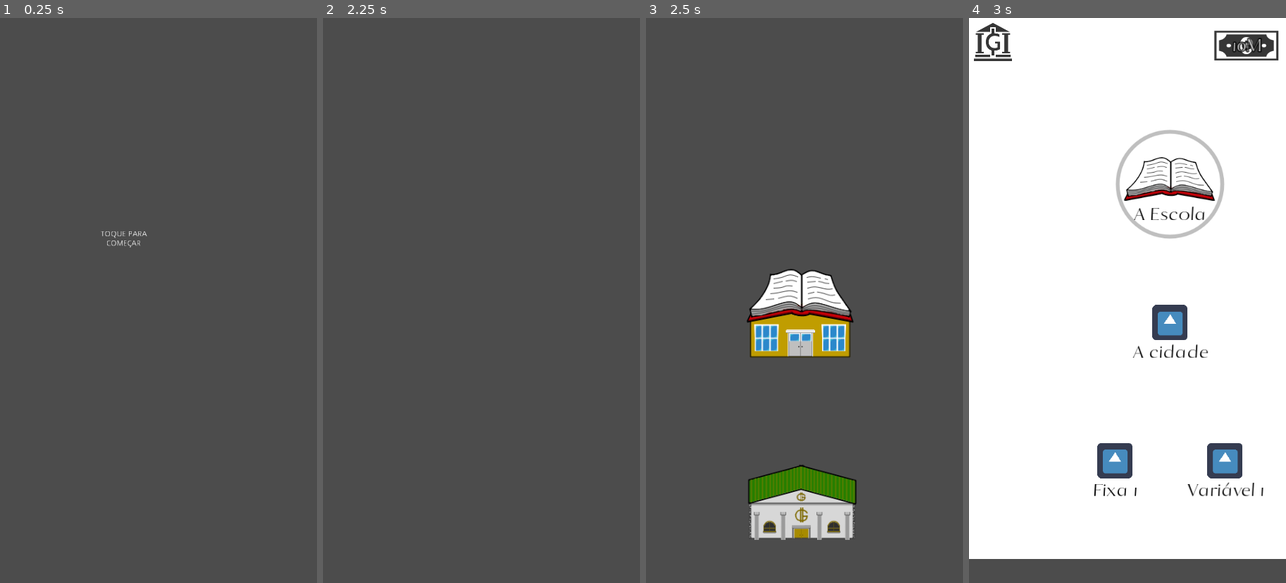
Above: before the commit, frames 1-4 (left to right).
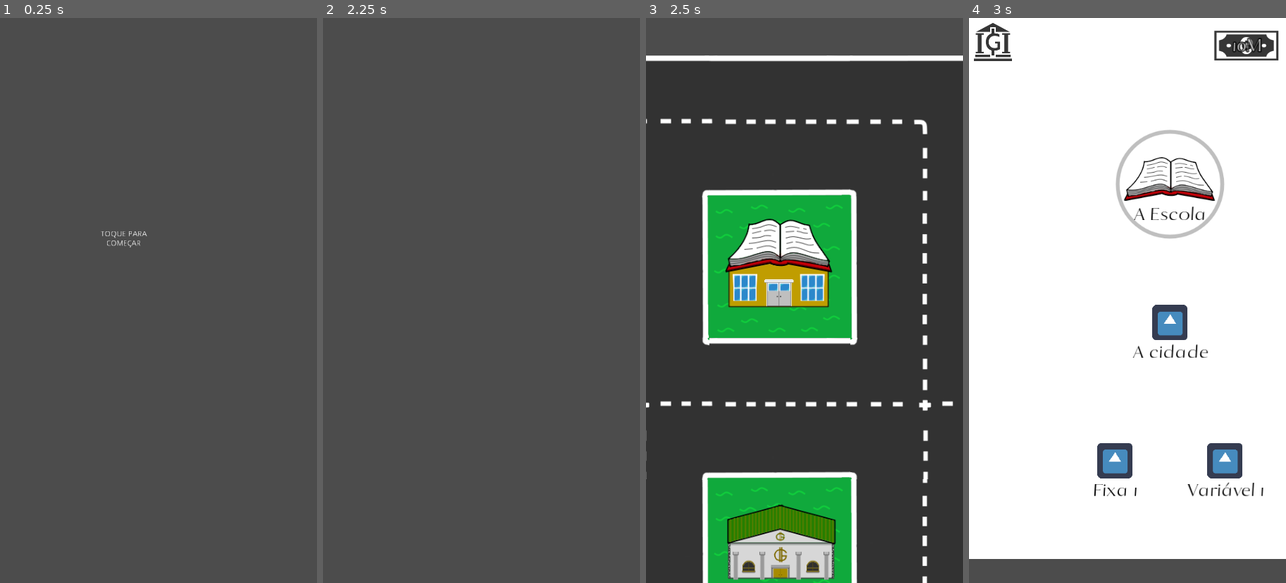
Above: after the commit, the same moments.

Repository: AndreMoukarzel/Grana-Preta
Game: Godot game, scene res://OpeningMenu.tscn
Same seed, same stepped clock (60 frames per second), same inputs: the game is played once before the commit and once after it. The engine's default icon, where the game draws it, is replaced by a stand-in: a white triangle on a blue panel in a dark square.
Inputs (mouse positions are in pixels of both pictures, inside the frame that each line leads up to; where the layout moved, square brackets give the same spot in the first picture):
- Up to frame 1 (0.25 s): no input
- Up to frame 2 (2.25 s): tap Enter at 0.5, 2 s; move the mouse to (551, 272) at 0.52 s; click (551, 272) at 0.67 s; tap Space at 1.25 s; drag from (418, 328) to (465, 413) at 1.27 s; move the mouse to (513, 176) at 2.02 s; click (513, 176) at 2.17 s
- Up to frame 3 (2.5 s): no input
- Up to frame 4 (3 s): click (1102, 238) [1124, 289] at 2.75 s

Frames 1-2 are identical in both runs. In frame 3, 92% of the frame differs, in the area x 0-100%, y 6-100%; in frame 4, nothing differs.

Commit message:
Added some more ugly visuals

Diff:
--- a/City.tscn
+++ b/City.tscn
@@ -1,10 +1,11 @@
-[gd_scene load_steps=6 format=2]
+[gd_scene load_steps=7 format=2]
 
 [ext_resource path="res://City.gd" type="Script" id=1]
 [ext_resource path="res://icon.png" type="Texture" id=2]
 [ext_resource path="res://school/School.png" type="Texture" id=3]
 [ext_resource path="res://broker/Broker.png" type="Texture" id=4]
 [ext_resource path="res://SwipeHandler.tscn" type="PackedScene" id=5]
+[ext_resource path="res://CityTileset.tres" type="TileSet" id=6]
 
 [node name="City" type="Control"]
 margin_right = 40.0
@@ -12,34 +13,37 @@
 script = ExtResource( 1 )
 
 [node name="House" type="TextureButton" parent="."]
+visible = false
 modulate = Color( 0, 1, 0.484375, 1 )
-margin_right = 120.0
-margin_bottom = 120.0
+margin_left = 59.7915
+margin_top = 306.132
+margin_right = 179.792
+margin_bottom = 426.132
 texture_normal = ExtResource( 2 )
 expand = true
 
 [node name="School" type="TextureButton" parent="."]
-margin_left = 576.545
-margin_top = 376.101
-margin_right = 776.545
-margin_bottom = 576.101
+margin_left = 538.279
+margin_top = 285.218
+margin_right = 738.279
+margin_bottom = 485.218
 texture_normal = ExtResource( 3 )
 expand = true
 
 [node name="Broker" type="TextureButton" parent="."]
-margin_left = 580.929
-margin_top = 718.185
-margin_right = 780.929
-margin_bottom = 918.185
+margin_left = 542.663
+margin_top = 789.935
+margin_right = 742.663
+margin_bottom = 989.935
 texture_normal = ExtResource( 4 )
 expand = true
 
 [node name="TextureButton4" type="TextureButton" parent="."]
 modulate = Color( 0, 0, 0, 1 )
-margin_left = 1384.0
-margin_top = 822.0
-margin_right = 1504.0
-margin_bottom = 942.0
+margin_left = 1093.17
+margin_top = 835.632
+margin_right = 1213.17
+margin_bottom = 955.632
 texture_normal = ExtResource( 2 )
 expand = true
 
@@ -48,7 +52,14 @@
 [node name="SwipingCamera" parent="SwipeHandler" index="0"]
 position = Vector2( 684.955, 387 )
 limit_right = 1500
-limit_bottom = 950
+limit_bottom = 1300
+
+[node name="TileMap" type="TileMap" parent="."]
+z_index = -1
+tile_set = ExtResource( 6 )
+cell_size = Vector2( 256, 256 )
+format = 1
+tile_data = PoolIntArray( 0, 4, 0, 1, 0, 0, 2, 1, 0, 3, 2, 0, 4, 4, 0, 5, 6, 0, 6, 4, 0, 65536, 4, 0, 65537, 3, 0, 65538, 4, 0, 65539, 6, 0, 65540, 4, 0, 65541, 6, 0, 65542, 4, 0, 131072, 1, 0, 131073, 5, 0, 131074, 1, 0, 131075, 5, 0, 131076, 1, 0, 131077, 5, 0, 131078, 1, 0, 196608, 4, 0, 196609, 3, 0, 196610, 4, 0, 196611, 6, 0, 196612, 4, 0, 196613, 6, 0, 196614, 4, 0, 262144, 4, 0, 262145, 7, 0, 262146, 8, 0, 262147, 9, 0, 262148, 4, 0, 262149, 7, 0, 262150, 8, 0, 327680, 4, 0, 327681, 4, 0, 327682, 4, 0, 327683, 4, 0, 327684, 4, 0, 327685, 4, 0, 327686, 4, 0 )
 
 [connection signal="pressed" from="House" to="." method="_on_House_pressed"]
 [connection signal="pressed" from="School" to="." method="_on_School_pressed"]
--- /dev/null
+++ b/CityTileset.tres
@@ -0,0 +1,105 @@
+[gd_resource type="TileSet" load_steps=2 format=2]
+
+[ext_resource path="res://Tileset.png" type="Texture" id=1]
+
+[resource]
+0/name = "StreetTopLeft"
+0/texture = ExtResource( 1 )
+0/tex_offset = Vector2( 0, 0 )
+0/modulate = Color( 1, 1, 1, 1 )
+0/region = Rect2( 0, 0, 256, 256 )
+0/tile_mode = 0
+0/occluder_offset = Vector2( 128, 128 )
+0/navigation_offset = Vector2( 128, 128 )
+0/shapes = [  ]
+0/z_index = 0
+1/name = "StreetTop"
+1/texture = ExtResource( 1 )
+1/tex_offset = Vector2( 0, 0 )
+1/modulate = Color( 1, 1, 1, 1 )
+1/region = Rect2( 256, 0, 256, 256 )
+1/tile_mode = 0
+1/occluder_offset = Vector2( 128, 128 )
+1/navigation_offset = Vector2( 128, 128 )
+1/shapes = [  ]
+1/z_index = 0
+2/name = "StreetTopRight"
+2/texture = ExtResource( 1 )
+2/tex_offset = Vector2( 0, 0 )
+2/modulate = Color( 1, 1, 1, 1 )
+2/region = Rect2( 512, 0, 256, 256 )
+2/tile_mode = 0
+2/occluder_offset = Vector2( 128, 128 )
+2/navigation_offset = Vector2( 128, 128 )
+2/shapes = [  ]
+2/z_index = 0
+3/name = "StreetLeft"
+3/texture = ExtResource( 1 )
+3/tex_offset = Vector2( 0, 0 )
+3/modulate = Color( 1, 1, 1, 1 )
+3/region = Rect2( 0, 256, 256, 256 )
+3/tile_mode = 0
+3/occluder_offset = Vector2( 128, 128 )
+3/navigation_offset = Vector2( 128, 128 )
+3/shapes = [  ]
+3/z_index = 0
+4/name = "StreetCenterGrass"
+4/texture = ExtResource( 1 )
+4/tex_offset = Vector2( 0, 0 )
+4/modulate = Color( 1, 1, 1, 1 )
+4/region = Rect2( 256, 256, 256, 256 )
+4/tile_mode = 0
+4/occluder_offset = Vector2( 128, 128 )
+4/navigation_offset = Vector2( 128, 128 )
+4/shapes = [  ]
+4/z_index = 0
+5/name = "StreetCenter"
+5/texture = ExtResource( 1 )
+5/tex_offset = Vector2( 0, 0 )
+5/modulate = Color( 1, 1, 1, 1 )
+5/region = Rect2( 768, 0, 256, 256 )
+5/tile_mode = 0
+5/occluder_offset = Vector2( 128, 128 )
+5/navigation_offset = Vector2( 128, 128 )
+5/shapes = [  ]
+5/z_index = 0
+6/name = "StreetRight"
+6/texture = ExtResource( 1 )
+6/tex_offset = Vector2( 0, 0 )
+6/modulate = Color( 1, 1, 1, 1 )
+6/region = Rect2( 512, 256, 256, 256 )
+6/tile_mode = 0
+6/occluder_offset = Vector2( 128, 128 )
+6/navigation_offset = Vector2( 128, 128 )
+6/shapes = [  ]
+6/z_index = 0
+7/name = "StreetBottomLeft"
+7/texture = ExtResource( 1 )
+7/tex_offset = Vector2( 0, 0 )
+7/modulate = Color( 1, 1, 1, 1 )
+7/region = Rect2( 0, 512, 256, 256 )
+7/tile_mode = 0
+7/occluder_offset = Vector2( 128, 128 )
+7/navigation_offset = Vector2( 128, 128 )
+7/shapes = [  ]
+7/z_index = 0
+8/name = "StreetBottom"
+8/texture = ExtResource( 1 )
+8/tex_offset = Vector2( 0, 0 )
+8/modulate = Color( 1, 1, 1, 1 )
+8/region = Rect2( 256, 512, 256, 256 )
+8/tile_mode = 0
+8/occluder_offset = Vector2( 128, 128 )
+8/navigation_offset = Vector2( 128, 128 )
+8/shapes = [  ]
+8/z_index = 0
+9/name = "StreetBottomRight"
+9/texture = ExtResource( 1 )
+9/tex_offset = Vector2( 0, 0 )
+9/modulate = Color( 1, 1, 1, 1 )
+9/region = Rect2( 512, 512, 256, 256 )
+9/tile_mode = 0
+9/occluder_offset = Vector2( 128, 128 )
+9/navigation_offset = Vector2( 128, 128 )
+9/shapes = [  ]
+9/z_index = 0
--- /dev/null
+++ b/CityTileset.tscn
@@ -0,0 +1,64 @@
+[gd_scene load_steps=2 format=2]
+
+[ext_resource path="res://Tileset.png" type="Texture" id=1]
+
+[node name="CityTileset" type="Node"]
+
+[node name="StreetTopLeft" type="Sprite" parent="."]
+texture = ExtResource( 1 )
+region_enabled = true
+region_rect = Rect2( 0, 0, 256, 256 )
+
+[node name="StreetTop" type="Sprite" parent="."]
+position = Vector2( 256, 0 )
+texture = ExtResource( 1 )
+region_enabled = true
+region_rect = Rect2( 256, 0, 256, 256 )
+
+[node name="StreetTopRight" type="Sprite" parent="."]
+position = Vector2( 512, 0 )
+texture = ExtResource( 1 )
+region_enabled = true
+region_rect = Rect2( 512, 0, 256, 256 )
+
+[node name="StreetLeft" type="Sprite" parent="."]
+position = Vector2( 0, 256 )
+texture = ExtResource( 1 )
+region_enabled = true
+region_rect = Rect2( 0, 256, 256, 256 )
+
+[node name="StreetCenterGrass" type="Sprite" parent="."]
+position = Vector2( 256, 256 )
+texture = ExtResource( 1 )
+region_enabled = true
+region_rect = Rect2( 256, 256, 256, 256 )
+
+[node name="StreetCenter" type="Sprite" parent="."]
+position = Vector2( 768, 0 )
+texture = ExtResource( 1 )
+region_enabled = true
+region_rect = Rect2( 768, 0, 256, 256 )
+
+[node name="StreetRight" type="Sprite" parent="."]
+position = Vector2( 512, 256 )
+texture = ExtResource( 1 )
+region_enabled = true
+region_rect = Rect2( 512, 256, 256, 256 )
+
+[node name="StreetBottomLeft" type="Sprite" parent="."]
+position = Vector2( 0, 512 )
+texture = ExtResource( 1 )
+region_enabled = true
+region_rect = Rect2( 0, 512, 256, 256 )
+
+[node name="StreetBottom" type="Sprite" parent="."]
+position = Vector2( 256, 512 )
+texture = ExtResource( 1 )
+region_enabled = true
+region_rect = Rect2( 256, 512, 256, 256 )
+
+[node name="StreetBottomRight" type="Sprite" parent="."]
+position = Vector2( 512, 512 )
+texture = ExtResource( 1 )
+region_enabled = true
+region_rect = Rect2( 512, 512, 256, 256 )
--- a/mine/Mine.tscn
+++ b/mine/Mine.tscn
@@ -1,9 +1,10 @@
-[gd_scene load_steps=7 format=2]
+[gd_scene load_steps=8 format=2]
 
 [ext_resource path="res://mine/Mine.gd" type="Script" id=1]
-[ext_resource path="res://mine/pickaxe.png" type="Texture" id=2]
+[ext_resource path="res://mine/MineBackground.png" type="Texture" id=2]
 [ext_resource path="res://mine/ore.png" type="Texture" id=3]
-[ext_resource path="res://HUD.tscn" type="PackedScene" id=4]
+[ext_resource path="res://mine/pickaxe.png" type="Texture" id=4]
+[ext_resource path="res://HUD.tscn" type="PackedScene" id=5]
 
 [sub_resource type="Animation" id=1]
 resource_name = "idle"
@@ -68,20 +69,26 @@
 "_edit_lock_": true
 }
 
+[node name="BackGround" type="TextureRect" parent="."]
+margin_right = 40.0
+margin_bottom = 40.0
+texture = ExtResource( 2 )
+
+[node name="Ore" type="Sprite" parent="."]
+position = Vector2( 294.531, 811.672 )
+z_index = 1
+texture = ExtResource( 3 )
+__meta__ = {
+"_edit_lock_": true
+}
+
 [node name="Pickaxe" type="Sprite" parent="."]
 position = Vector2( 51.8495, 624.04 )
 rotation = 0.523598
 scale = Vector2( 0.6, 0.6 )
-texture = ExtResource( 2 )
+z_index = 1
+texture = ExtResource( 4 )
 offset = Vector2( 256, -256 )
-
-[node name="Ore" type="Sprite" parent="."]
-position = Vector2( 294.531, 811.672 )
-z_index = -2
-texture = ExtResource( 3 )
-__meta__ = {
-"_edit_lock_": true
-}
 
 [node name="AnimationPlayer" type="AnimationPlayer" parent="."]
 anims/idle = SubResource( 1 )
Binary file added: Tileset.png
Not shown: 1 places in mine/Mine.tscn that only renumber resources
Binary file added: mine/MineBackground.png
Not shown, added: mine/MineBackground.png.import
